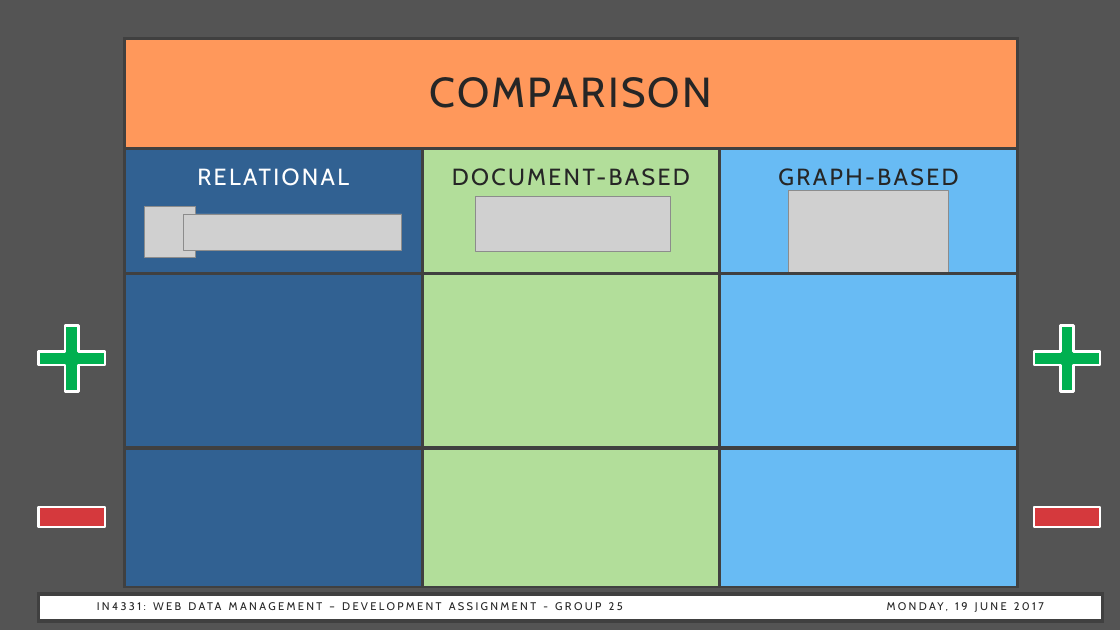
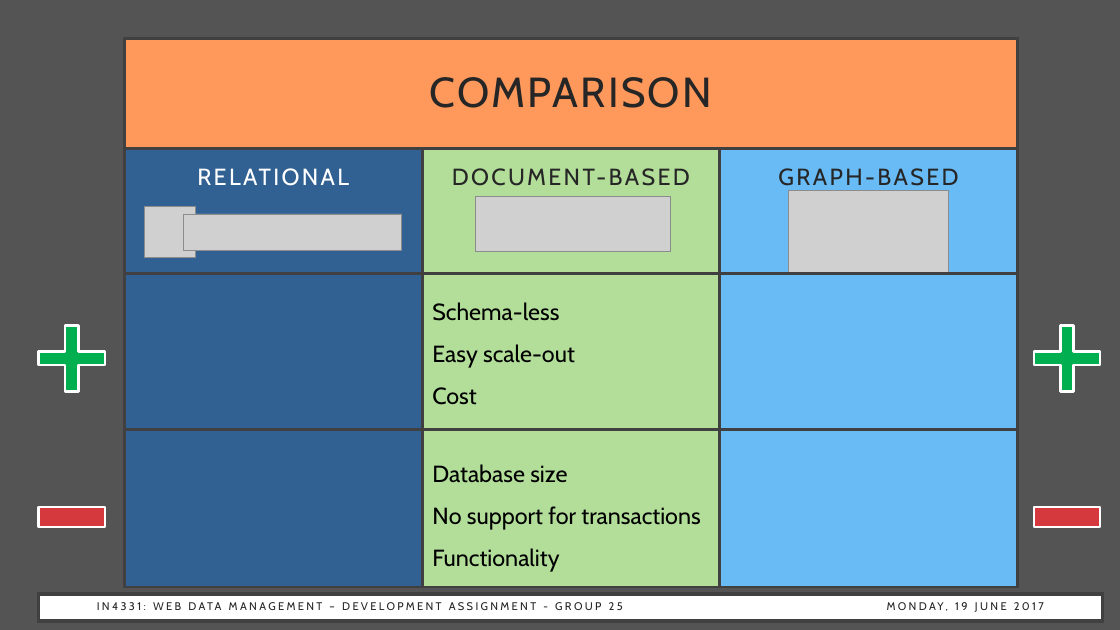
Before and after one commit to gatou92/WebDataManagement, a slide deck: slide 9 of presentation/presentation.pptx (slide 7 before the commit). Drawn at 1120x630 pixels with LibreOffice and Linux fonts; fonts in the diff are those of the drawing; grey boxes stand for pictures. Boxes give left, top, right and bottom in pixels: in the first picture for what was removed or moved away, otherwise in the second. Text is boxed around its words. In the diff, an @@ line names an element or a change of style, - is before the commit and + after.

```diff
--- a/presentation/presentation.pptx
+++ b/presentation/presentation.pptx
@@ text added at (432,302,575,405), 20 pt, text #000000 @@
+Schema-less
+Easy scale-out
+Cost
@@ line moved from (124, 448) - (1017, 448) to (124, 429) - (1017, 429) @@
@@ text added at (432,464,700,572), 20 pt, text #000000 @@
+Database size
+No support for transactions
+Functionality
```
Also in this commit, not shown: 1 other slide changed, 2 slides added, 2 other files.
